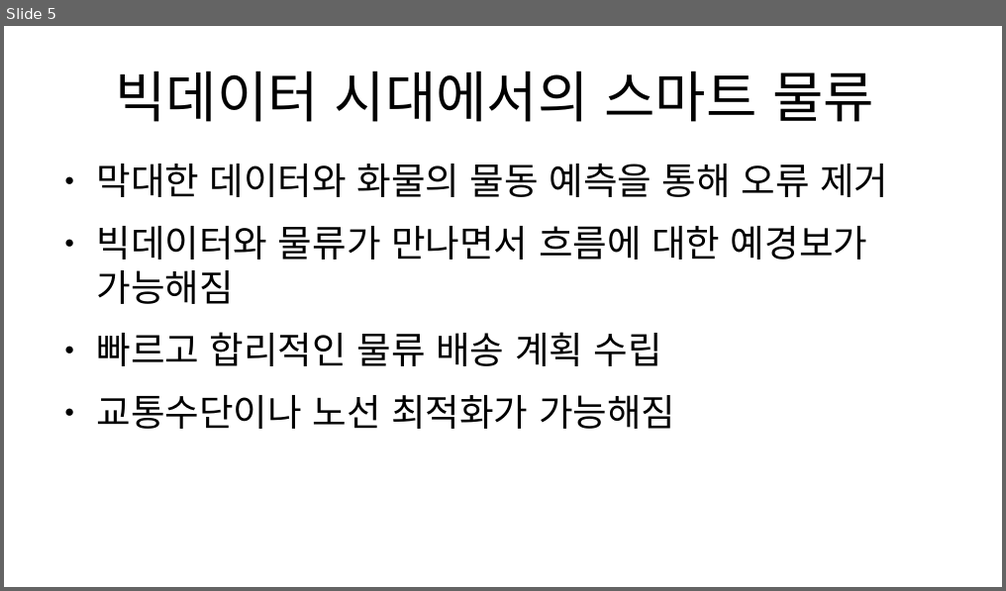
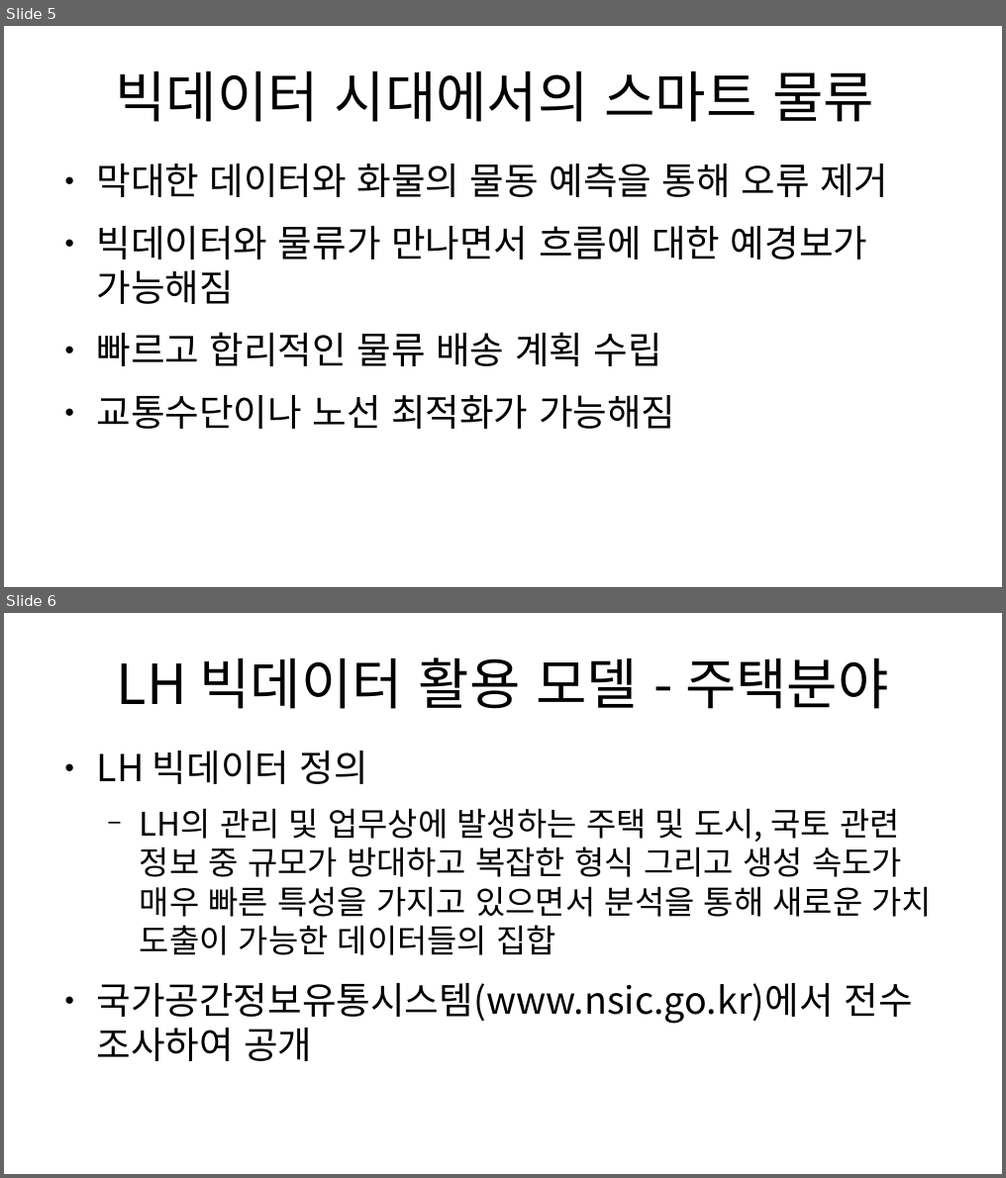
Before and after one commit to lapass50025/odp, a slide deck: 빅데이터를활용한스마트도시관리.odp. Shown one above the other, each under a label of ours: slide 5 before the commit, slides 5 and 6 after it. The pictures are 1006x591 and 1006x1178 pixels, drawn with LibreOffice and Linux fonts; fonts in the diff are those of the drawing. Boxes give left, top, right and bottom in pixels: in the first picture for what was removed or moved away, otherwise in the second. Text is boxed around its words. In the diff, an @@ line names an element or a change of style, - is before the commit and + after.

Commit message:
주택

```diff
--- a/빅데이터를활용한스마트도시관리.odp
+++ b/빅데이터를활용한스마트도시관리.odp
@@ slide 6 added at (x1=4, y1=613, x2=1002, y2=1174), background #FFFFFF @@
@@ title added at (x1=117, y1=658, x2=889, y2=709), 44 pt, text #000000 @@
+LH 빅데이터 활용 모델 - 주택분야
@@ text added at (x1=97, y1=751, x2=933, y2=1061), 25.9 pt, text #000000 @@
+● LH 빅데이터 정의
+  − LH의 관리 및 업무상에 발생하는 주택 및 도시, 국토 관련 정보 중 규모가 방대하고 복잡한 형식 그리고 생성 속도가 매우 빠른 특성을 가지고 있으면서 분석을 통해 새로운 가치 도출이 가능한 데이터들의 집합
+● 국가공간정보유통시스템(www.nsic.go.kr)에서 전수 조사하여 공개
```
Also in this commit, not shown: 1 other slide added.
